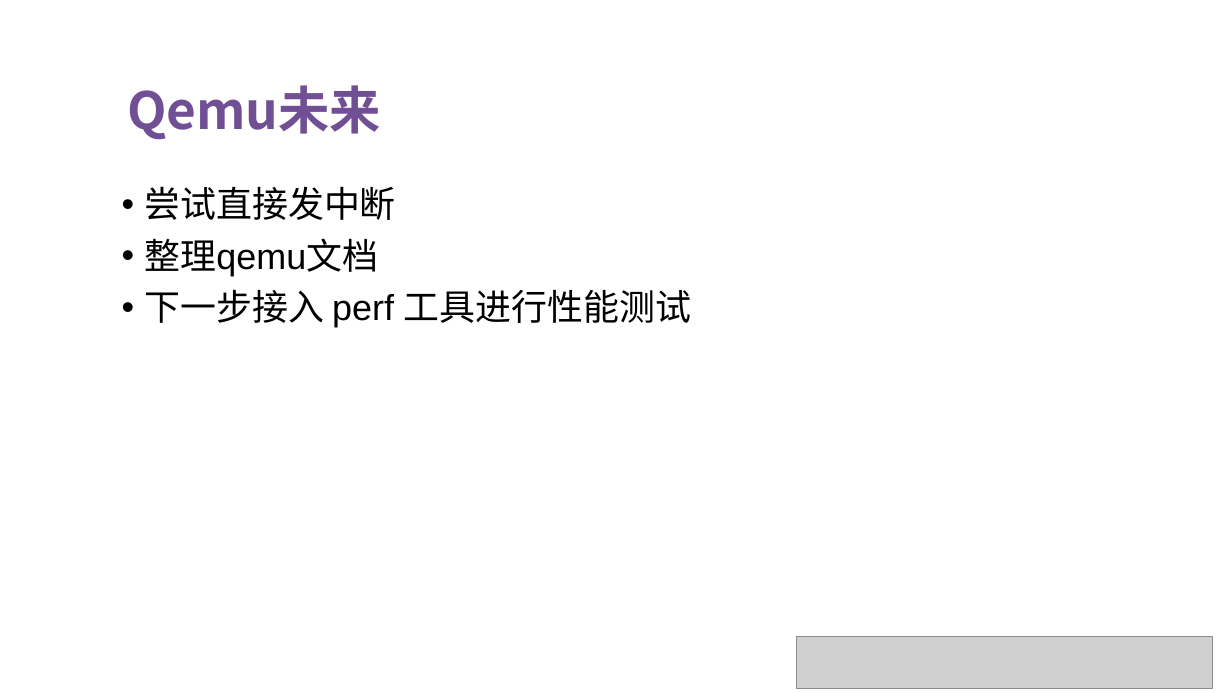
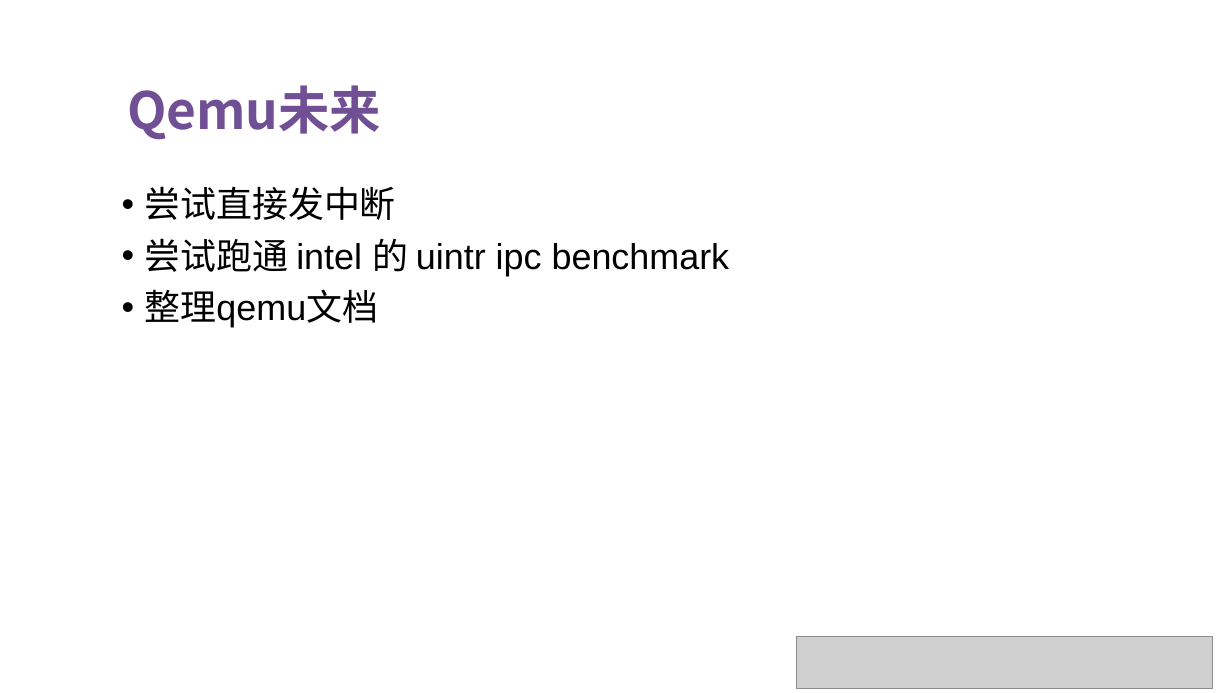
Before and after one commit to OS-F-4/usr-intr, a slide deck: slide 10 of ppt/2022-5-28.pptx (slide 6 before the commit). Drawn at 1232x693 pixels with LibreOffice and Linux fonts; fonts in the diff are those of the drawing; grey boxes stand for pictures. Boxes give left, top, right and bottom in pixels: in the first picture for what was removed or moved away, otherwise in the second. Text is boxed around its words. In the diff, an @@ line names an element or a change of style, - is before the commit and + after.

```diff
--- a/ppt/2022-5-28.pptx
+++ b/ppt/2022-5-28.pptx
@@ text at box(145, 238, 730, 276): paragraph added @@
+• 尝试跑通 intel 的 uintr ipc benchmark
@@ text at box(145, 289, 691, 327): paragraph removed @@
-• 下一步接入 perf 工具进行性能测试
```
Also in this commit, not shown: 1 other slide changed, 4 slides added, 1 other file.
